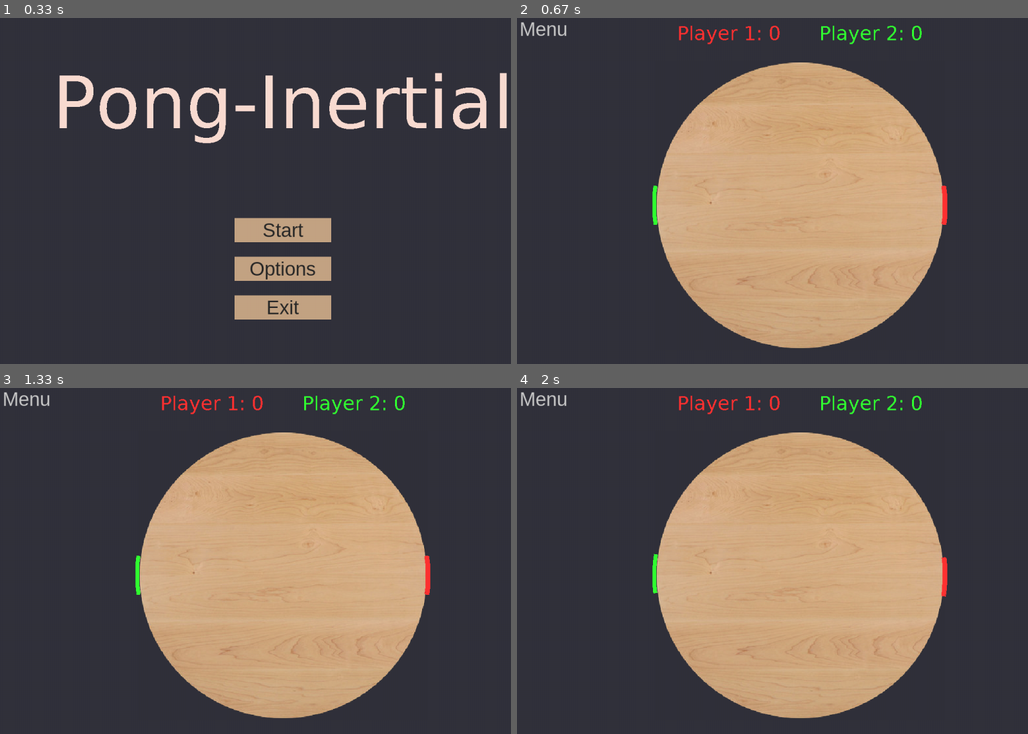
Above: before the commit, frames 1-4 (two rows, left to right).
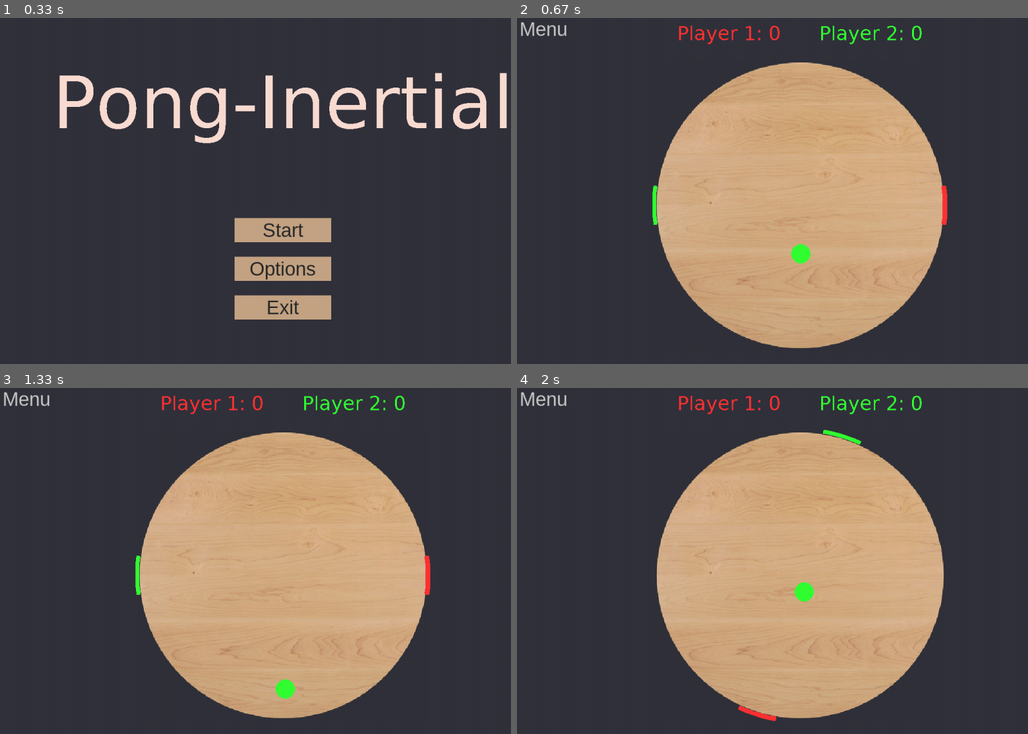
Above: after the commit, the same moments.

Repository: sandhyarottoo/phys-hackathon-2023
Game: pygame game, started from main.py
Two runs of this game, one before a commit and one after it. Both use one fixed random seed, a clock stepped at 60 frames per second and the inputs below.
Inputs (mouse positions are in pixels of both pictures, inside the frame that each line leads up to):
- Up to frame 1 (0.33 s): no input
- Up to frame 2 (0.67 s): click (798, 229) at 0.38 s
- Up to frame 3 (1.33 s): click (25, 398) at 0.72 s; click (281, 599) at 1.22 s
- Up to frame 4 (2 s): hold Right 1.5-1.97 s; hold D 1.5-1.97 s

Frame 1 is identical in both runs. In frame 2, 0.2% of the frame differs, in the area x 53-58%, y 65-71%; in frame 3, 0.2%; in frame 4, 0.6%, in the area x 26-85%, y 12-97%.

Commit message:
FINALLY FIXED THE BUGgit pull! Turns out it was simply because dt was onyl being updated locally, but the methods of the Player and Circle classes were using the (unchanging) global dt. A single line of code fixed it lmao, wasted 45min (line 390: global dt). Also, check the starting positionof the circle in the game, not sure if it's better or worse than better, let me know.

Diff:
--- a/main.py
+++ b/main.py
@@ -284,10 +284,10 @@
 # Adding the musics tracks
 music = pygame.mixer.music
 music.load("MultiMedia/katyusha_8_bit.mp3")
-music.play()
+music.play(loops=-1) # -1 loops music indefinitely
 
 #initial conditions in polar coords
-pos_polar = pygame.Vector2(screen.get_width()/2, np.pi/2)
+pos_polar = pygame.Vector2(DISK_RADIUS*np.random.randint(5,10)/10, np.pi/2)
 vel_polar = pygame.Vector2(V_INITIAL, 0)
 acc_polar = pygame.Vector2(0,0)
 
@@ -327,7 +327,7 @@
 # returns to menu / intro page
 def leave_game():
     music.load("MultiMedia/katyusha_8_bit.mp3")
-    music.play()
+    music.play(loops=-1) # -1 loops music indefinitely
     run_intro()
 
 # Opens intro page
@@ -387,14 +387,19 @@
 
 # to run game
 def run_game():
+    global dt
     # organize music
     music.stop()
     music.load("MultiMedia/Star Wars - Duel Of The Fates 8 - BIT REMIX.mp3")
-    music.play()
-
-    # reset initial player positions
+    music.play(loops=-1) # -1 loops music indefinitely
+
+    # reset initial player and circle positions
     player1.pos[1] = 0
     player2.pos[1] = np.pi
+    circle.pos = pygame.Vector2(DISK_RADIUS*np.random.randint(5,10)/10, np.pi/2)
+    circle.vel = vel_polar
+    circle.acc = acc_polar
+
 
     # making buttons
     menuButton = Button(20, 10, 100, 50, leave_game, "Menu", font, False)
